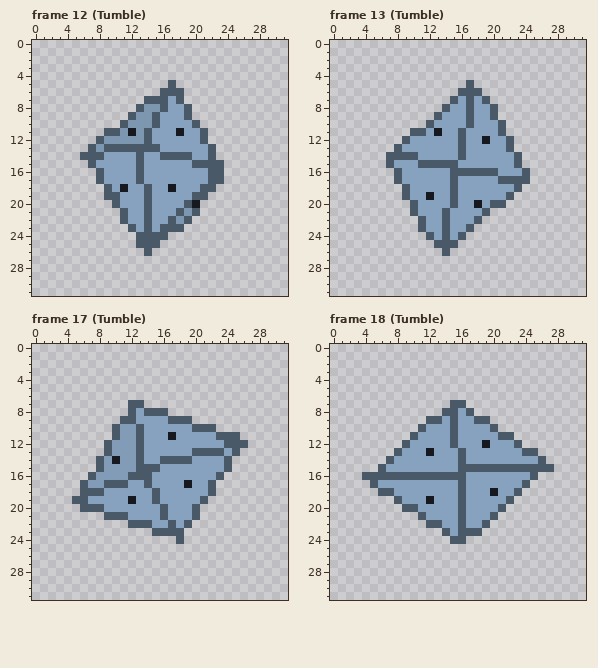
Pixel-art file: assets/source/aseprite/rolls/d10.aseprite. The picture above was drawn from the file before the commit.
32x32 pixels, 24 frames. Colours within 5 levels of each other are drawn and written as one. Shown: frame 12 (Tumble), frame 13 (Tumble), frame 17 (Tumble), frame 18 (Tumble). The commit also changed other frames, which this record leaves out.
The same view after the edit:
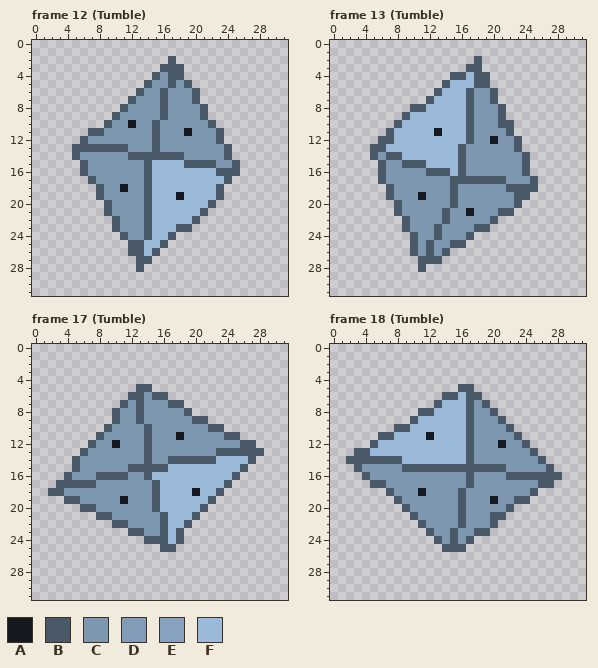
Palette (. is transparent): A #171921  B #4a5968  C #7e97b1  D #829cb7  E #87a2be  F #9bbada
Change:
Changed rows in their new state; - is an unchanged pixel.
Frame 12 (Tumble):
first column x 5:
 2 ------------B--------
 3 -----------BBB-------
 4 ----------BCBB-------
 5 ---------BCC-CB------
 6 --------BCC-CCCB-----
 7 -------BCCC-CCCB-----
 8 ------BCC---CCCCB----
 9 -----BCC--CBCCCCB----
10 ----BCCA---CCCCCCB---
11 --BBCC-C-CBCCCACCCB--
12 -BCC-----CBCCCCCCCB--
13 BB-B---CCC-CCCCCCCCB-
14 BCCCCCCB-BB---CCCCCB-
15 -BCCCCCCCBFFFFB---CCB
16 -BCCCCCCCBFFFFFFFF-BB
17 --BCCCCCCBFFFFFFFFFB-
18 ---BCC-CC-FFFFFFFFB--
19 ---BCCCCC-FFFAFFFFB--
20 ----BCCCC-FFFFFFFB---
21 ----BCCCC-FFFFFFB----
22 -----BCCC-FFFFFB-----
23 -----BCCC-FFF-B------
24 ------BCC-FFB--------
25 -------B-FFB---------
26 -------BBFB----------
27 --------BB-----------
28 --------B------------
Frame 13 (Tumble):
first column x 5:
 2 -------------B-------
 3 ------------BB-------
 4 ----------BBFBB------
 5 ---------BFFFBB------
 6 --------BFFF-CCB-----
 7 -------BFFFF-CCB-----
 8 -----BBFFFFF-CCCB----
 9 ----BFFFFFFF-CCCB----
10 ---BFFFFFFFF-CCC-B---
11 --BFFFFF-FFFBCCCCB---
12 -BBFFFFFFFFFBCCACCB--
13 BBFFFFFFFFF-CCCCCCB--
14 BC--FFFFFFF-CCCCCCCB-
15 -BCCBB-FFFFBCCCCCCCB-
16 -BCCCCCBBBF-CCCCCCC--
17 -BCCCCCCCC-BBBBB-CCCB
18 --BCCCCCCC-CCCCCCB-BB
19 --BCCCACCC-CCCCCCCBB-
20 ---BCCCCCC-CCCCCCCB--
21 ---BCCCCC-CCACCCBB---
22 ----BCCCC-CCCCCB-----
23 ----BCCCBCCCCBB------
24 -----BCCBCCCB--------
25 -----BCBCC-B---------
26 -----BCBC------------
27 ------BBB------------
28 ------B--------------
Frame 17 (Tumble):
first column x 2:
 5 -----------BB--------------
 6 ----------BBCBB------------
 7 ---------BC-CCCBB----------
 8 --------BCCBCCCCCB---------
 9 --------BCCBCCCCCCBB-------
10 -------BCCCCBCCCCCCC-B-----
11 ------BCCCCCBCCCACCCCC-----
12 -----BCCACCCBCCCCCCCCCCC-B-
13 ----BCCCCCCCBCCCCCCCC-B-BBB
14 ---BCCCCCCCCBCC---BBBFFFFB-
15 ---BCCCCCCB---BFFFFFFFFFB--
16 --BCCCBBBBCC-FFFFFFFFFFB---
17 -BBB-BCCCCCCCBFFFFFFFFB----
18 BBCCCCCCCCCCC-FFFFAFFB-----
19 --B-CCCCCACCC-FFFFFFB------
20 ------CCCCCCCBFFFFFB-------
21 ------B-CCCCCC-FFF---------
22 --------BBCCCCBFF----------
23 ----------BBCC-F-----------
24 ------------BBBF-----------
25 --------------BB-----------
Frame 18 (Tumble):
first column x 2:
 5 --------------BB-----------
 6 ------------BBFBB----------
 7 -----------BFFFBCB---------
 8 ---------BBFFFF-CCB--------
 9 --------BFFFFFFBCCCB-------
10 ------BBFFFFFFFBCCCCB------
11 ----BBFFFFAFFFFBCCCCCB-----
12 ---BFFFFFFFFFFFBCCCACCB----
13 -BBFFFFFFFFFFFFBCCCCCCC----
14 BBBBB-BFFFFFFFFBCCCCCCCC---
15 -BCCCCCBBBBBBB------CCCCC--
16 ---CCCCCCCCCCCCBCCCCBBB-BBB
17 ----BCCCCCCCCCCBCCCCCCCCBB-
18 ----.-CCCACCCC-CCCCCCCCB---
19 -------CCCCCCC-CCCACCBB----
20 --------CCCCCC-CCCCCB------
21 --------BCCCCC-CCC-B-------
22 ---------BCCCC-CCCB--------
23 ----------BCCBCC-B---------
24 -----------BC-CB-----------
25 ------------BBB------------
Where, in picture pixels (left, top, right, bottom), the same in both pictures:
changed: (72, 56, 240, 272)
changed: (370, 56, 538, 272)
changed: (48, 384, 264, 552)
changed: (346, 384, 562, 552)
